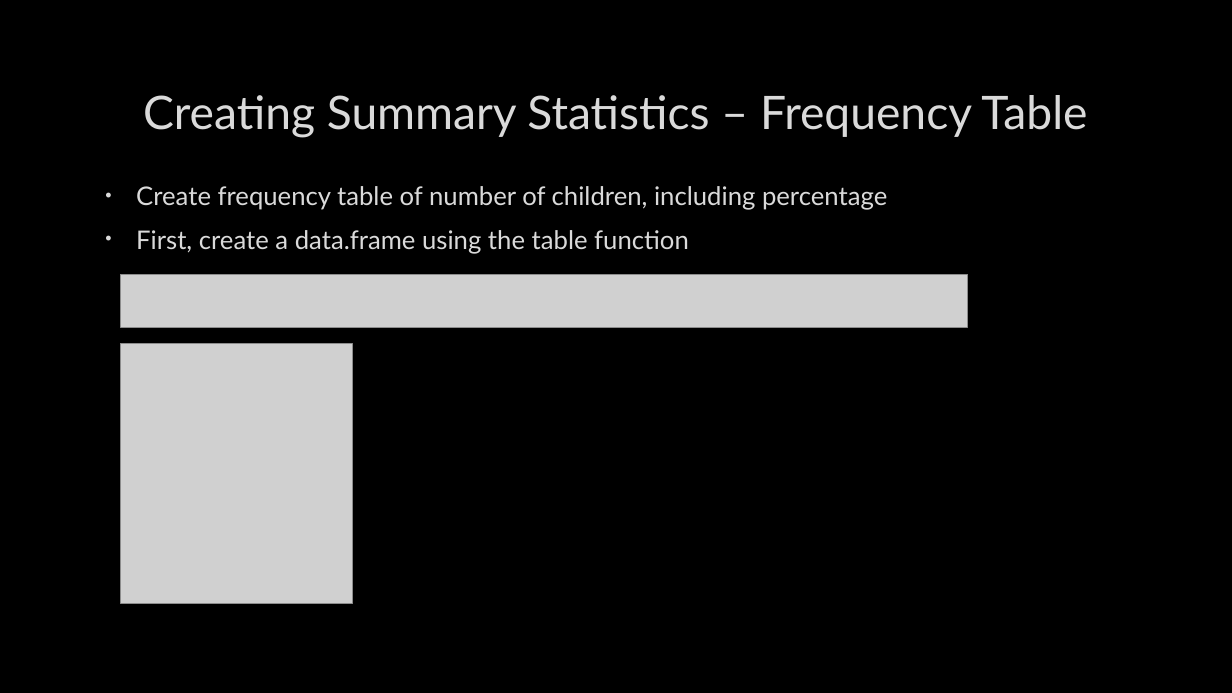
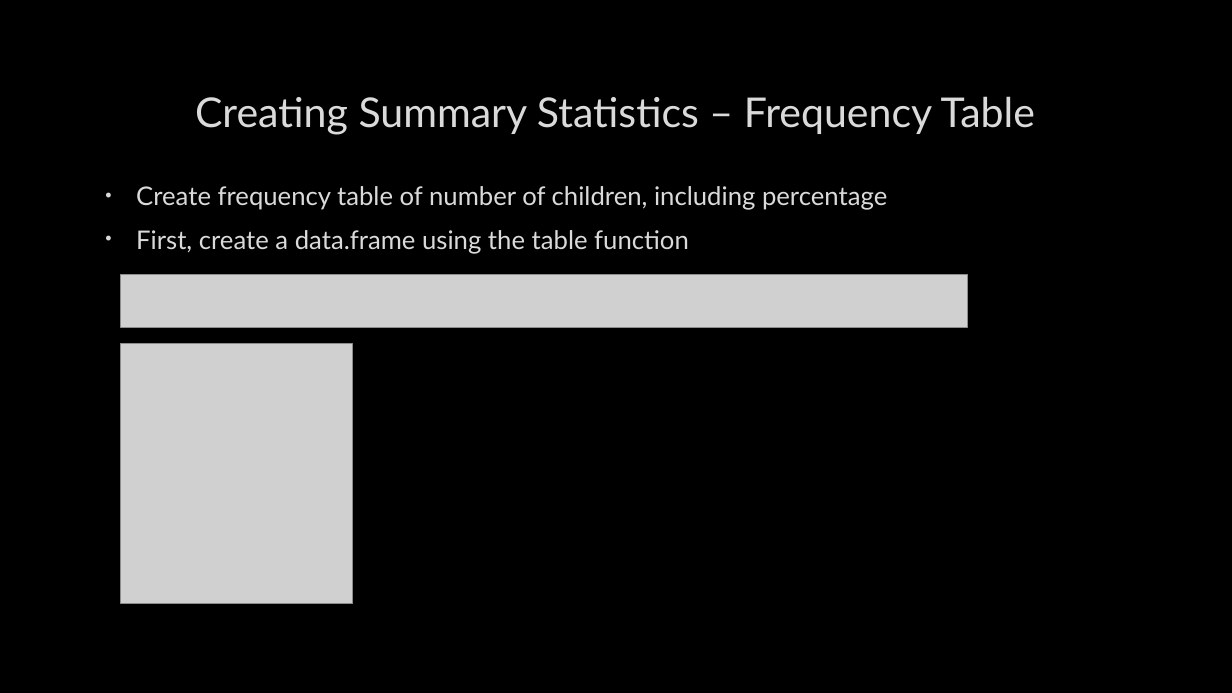
Before and after one commit to CharlotteLoobyRTI/IFDTC23, a slide deck: slide 16 of IFDTC_presentation_RTech.pptx (slide 14 before the commit). Drawn at 1232x693 pixels with LibreOffice and Linux fonts; fonts in the diff are those of the drawing; grey boxes stand for pictures; background and template pictures are left out. Boxes give left, top, right and bottom in pixels: in the first picture for what was removed or moved away, otherwise in the second. Text is boxed around its words. In the diff, an @@ line names an element or a change of style, - is before the commit and + after.

```diff
--- a/IFDTC_presentation_RTech.pptx
+++ b/IFDTC_presentation_RTech.pptx
@@ title "Creating Summary Statistics – Frequency ..." at [195, 96, 1035, 134]: size 36 to 32 pt @@
```
Also in this commit, not shown: 14 other slides changed, 2 slides added.
